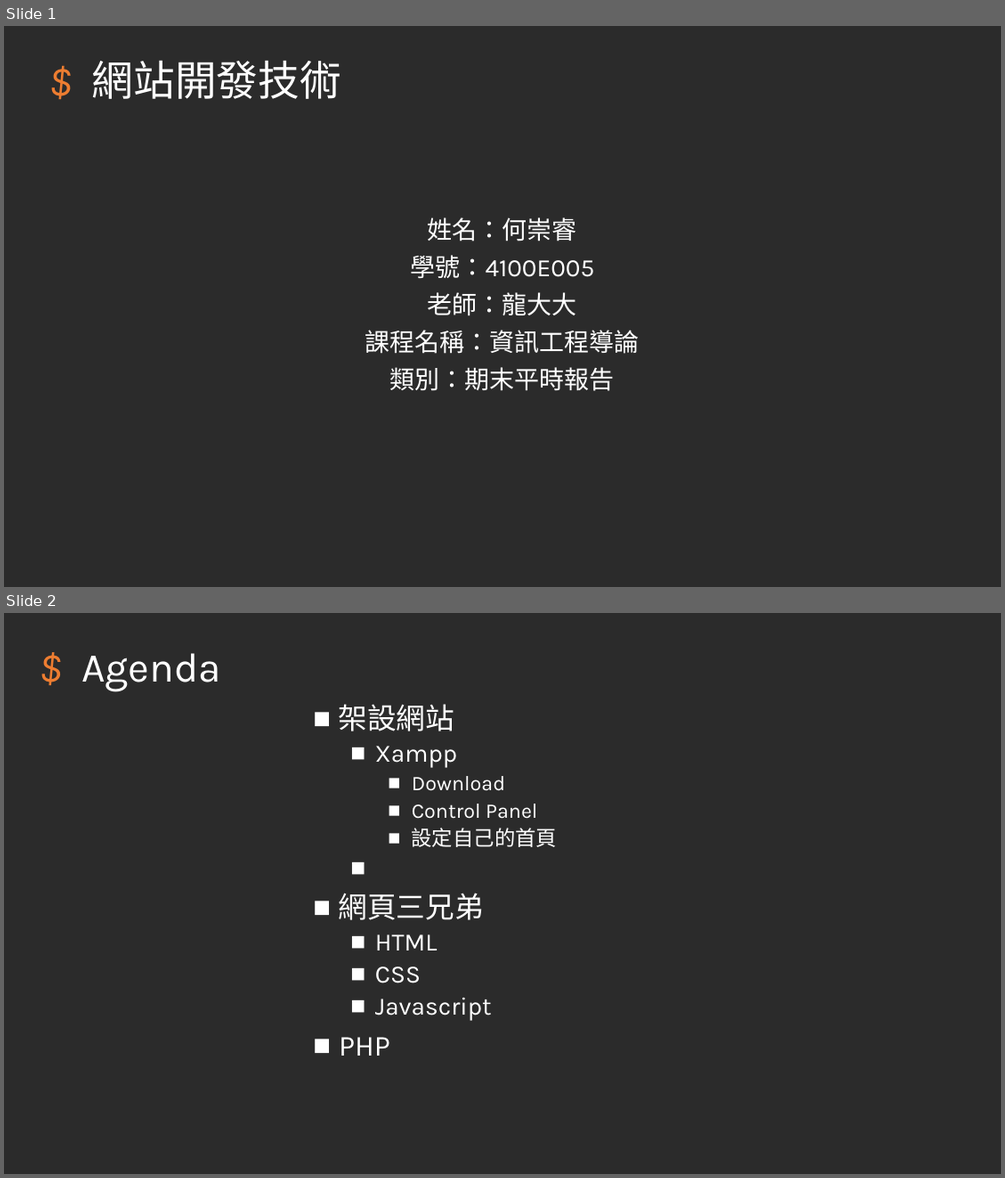
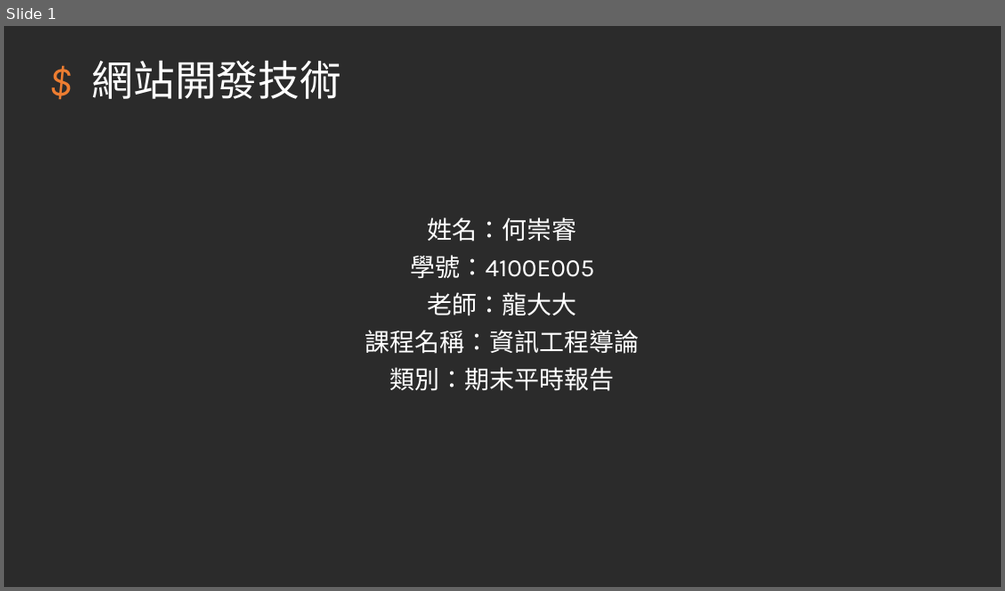
Before and after one commit to hehank/KSU_Class, a slide deck: 報告/網站開發技術_期末報告.pptm. Shown one above the other, each under a label of ours: slides 1 and 2 before the commit, slide 1 after it. The pictures are 1005x1178 and 1005x591 pixels, drawn with LibreOffice and Linux fonts; fonts in the diff are those of the drawing; background and template pictures are left out; a plain dark background stands for a picture behind light text. Boxes give left, top, right and bottom in pixels: in the first picture for what was removed or moved away, otherwise in the second. Text is boxed around its words. In the diff, an @@ line names an element or a change of style, - is before the commit and + after.

```diff
--- a/報告/網站開發技術_期末報告.pptm
+++ b/報告/網站開發技術_期末報告.pptm
@@ slide 2 removed at (4,613,1001,1174), background picture (left out) @@
@@ title removed at (81,653,221,691) @@
-$ Agenda
@@ text removed at (339,704,558,1055) @@
-■ 架設網站
-  ■ Xampp
-    ■ Download
-    ■ Control Panel
-    ■ 設定自己的首頁
-■ 網頁三兄弟
-  ■ HTML
-  ■ CSS
-  ■ Javascript
-■ PHP
```
Also in this commit, not shown: 12 slides added, 8 other slides removed.
